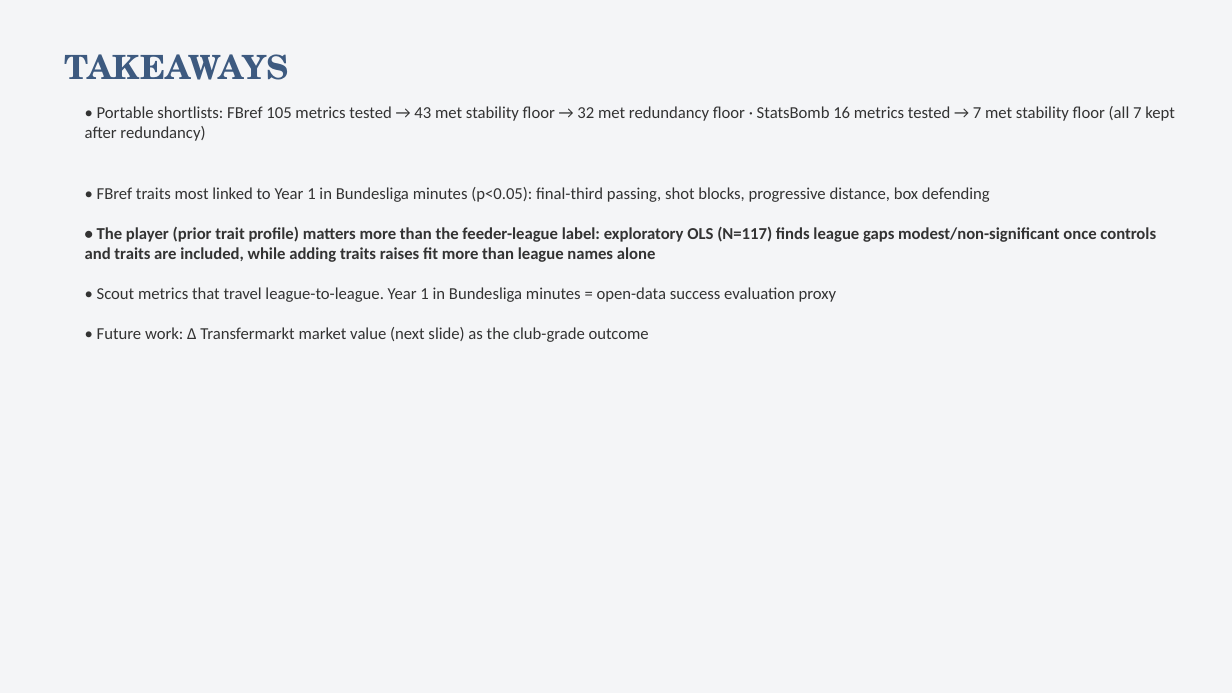
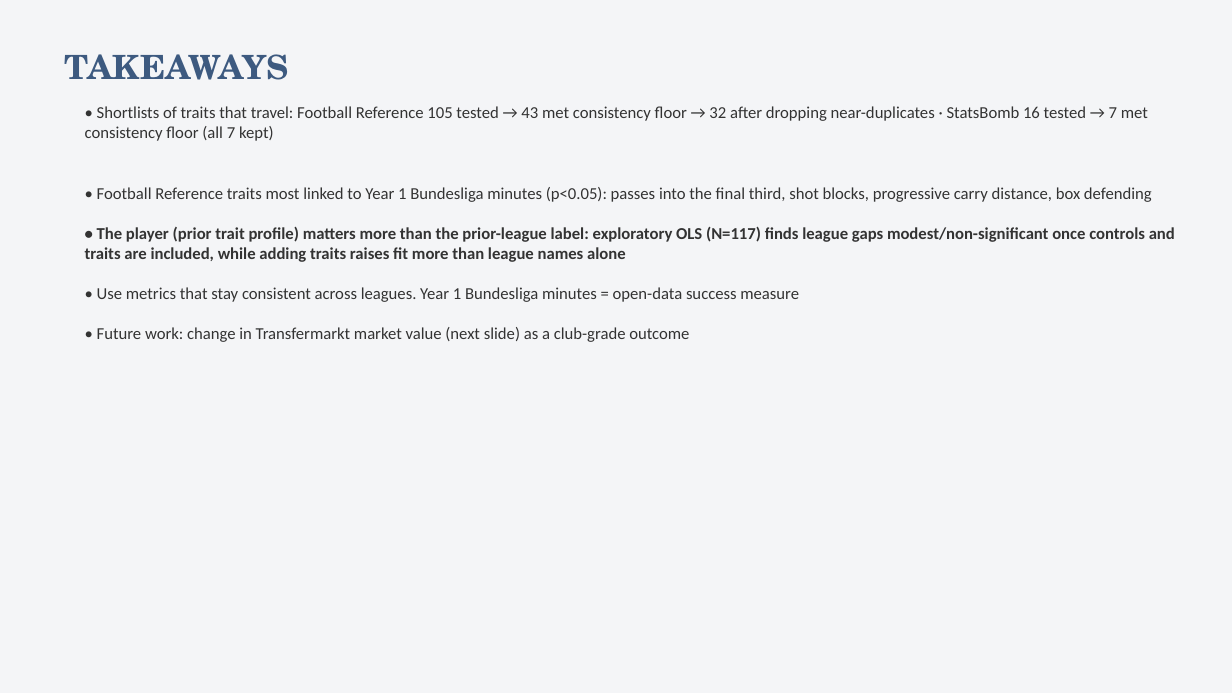
Before and after one commit to colbymorris08/bundesliga-transfer-traits, a slide deck: slide 21 of bundesliga_transfer_traits.pptx. Drawn at 1232x693 pixels with LibreOffice and Linux fonts; fonts in the diff are those of the drawing. Boxes give left, top, right and bottom in pixels: in the first picture for what was removed or moved away, otherwise in the second. Text is boxed around its words. In the diff, an @@ line names an element or a change of style, - is before the commit and + after.

```diff
--- a/bundesliga_transfer_traits.pptx
+++ b/bundesliga_transfer_traits.pptx
@@ text at <box>85,106,1175,342</box>: text changed @@
-• Portable shortlists: FBref 105 metrics tested → 43 met stability floor → 32 met redundancy floor · StatsBomb 16 metrics tested → 7 met stability floor (all 7 kept after redundancy)
-• FBref traits most linked to Year 1 in Bundesliga minutes (p<0.05): final-third passing, shot blocks, progressive distance, box defending
-• The player (prior trait profile) matters more than the feeder-league label: exploratory OLS (N=117) finds league gaps modest/non-significant once controls and traits are included, while adding traits raises fit more than league names alone
-• Scout metrics that travel league-to-league. Year 1 in Bundesliga minutes = open-data success evaluation proxy
-• Future work: Δ Transfermarkt market value (next slide) as the club-grade outcome
+• Shortlists of traits that travel: Football Reference 105 tested → 43 met consistency floor → 32 after dropping near-duplicates · StatsBomb 16 tested → 7 met consistency floor (all 7 kept)
+• Football Reference traits most linked to Year 1 Bundesliga minutes (p<0.05): passes into the final third, shot blocks, progressive carry distance, box defending
+• The player (prior trait profile) matters more than the prior-league label: exploratory OLS (N=117) finds league gaps modest/non-significant once controls and traits are included, while adding traits raises fit more than league names alone
+• Use metrics that stay consistent across leagues. Year 1 Bundesliga minutes = open-data success measure
+• Future work: change in Transfermarkt market value (next slide) as a club-grade outcome
```
Also in this commit, not shown: 22 other slides changed.
